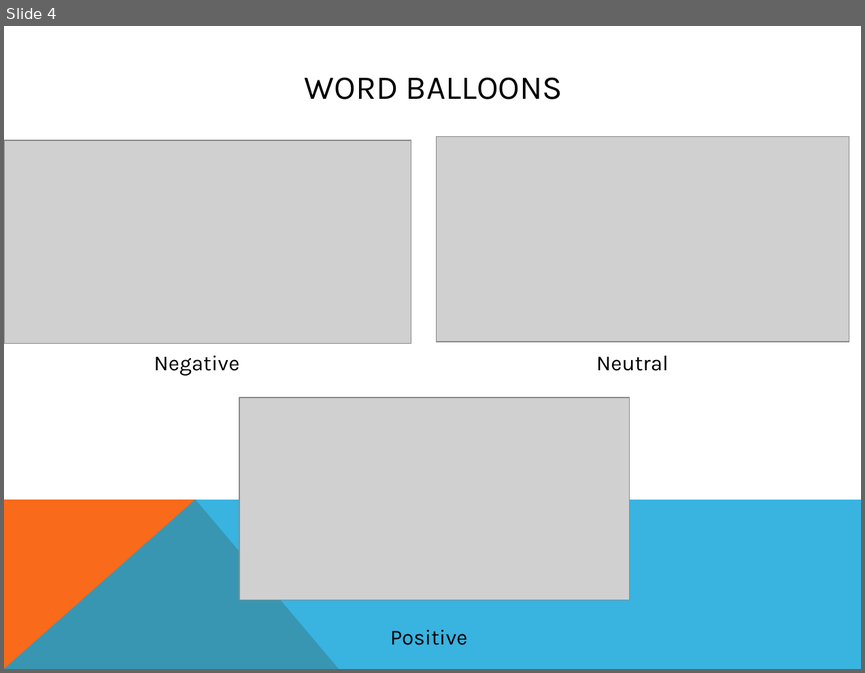
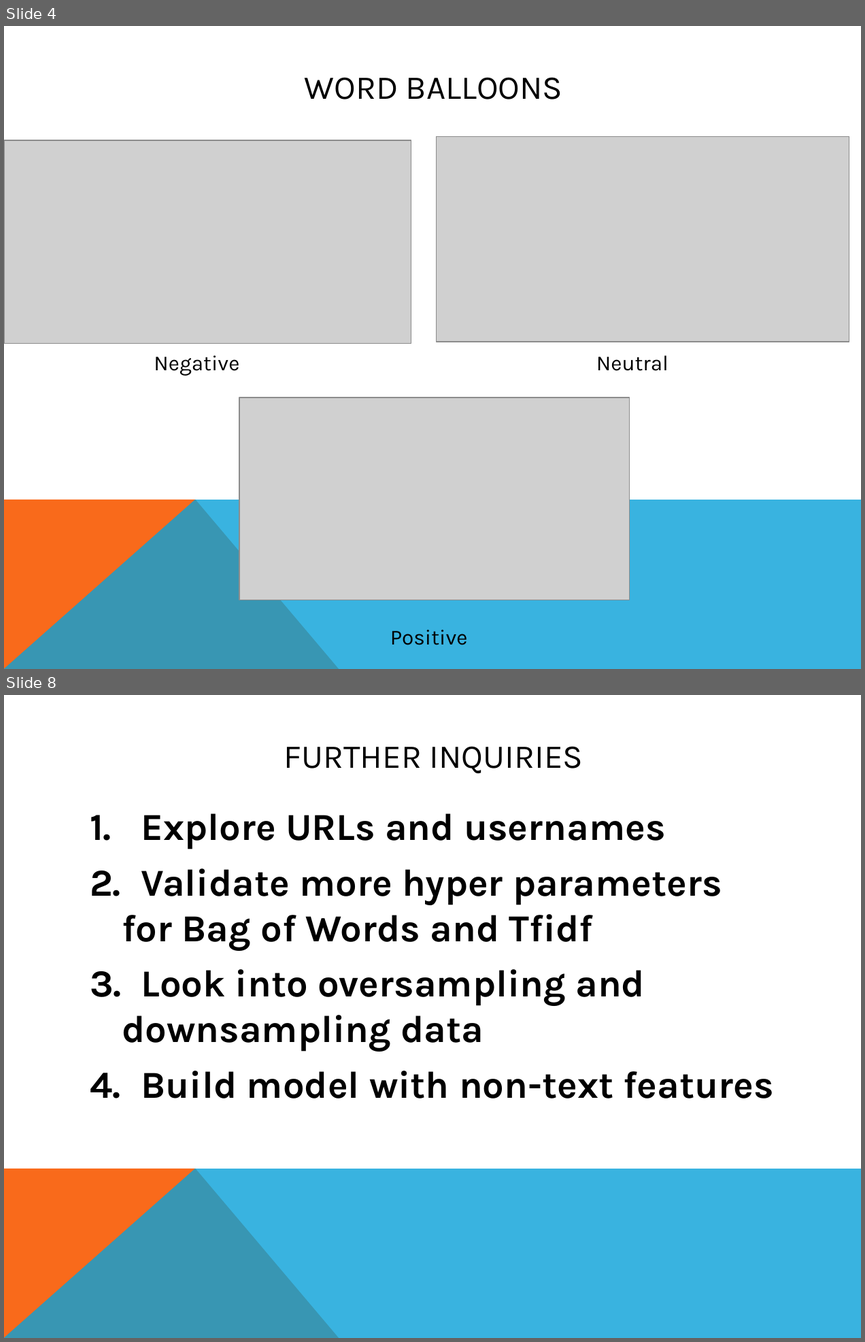
Before and after one commit to willjdew/Airline-Twitter-Sentiment, a slide deck: documents/Twitter US Airline Sentiment Analysis PP.pptx. Shown one above the other, each under a label of ours: slide 4 before the commit, slides 4 and 8 after it; the slides between them are not shown. The pictures are 865x673 and 865x1342 pixels, drawn with LibreOffice and Linux fonts; fonts in the diff are those of the drawing; grey boxes stand for pictures. Boxes give left, top, right and bottom in pixels: in the first picture for what was removed or moved away, otherwise in the second. Text is boxed around its words. In the diff, an @@ line names an element or a change of style, - is before the commit and + after.

```diff
--- a/documents/Twitter US Airline Sentiment Analysis PP.pptx
+++ b/documents/Twitter US Airline Sentiment Analysis PP.pptx
@@ slide 8 added at bbox=[4, 695, 861, 1338], background #FFFFFF; not listed: 2 template elements that a slide beside it also shows @@
@@ title added at bbox=[284, 746, 583, 773], 28 pt, text #000000 @@
+FURTHER INQUIRIES
@@ text added at bbox=[122, 813, 773, 1098], 32 pt, text #000000, bold @@
+1. Explore URLs and usernames
+2. Validate more hyper parameters for Bag of Words and Tfidf
+3. Look into oversampling and downsampling data
+4. Build model with non-text features
```
Also in this commit, not shown: 1 slide changed, 4 other slides added, 3 slides removed, 1 other file.
